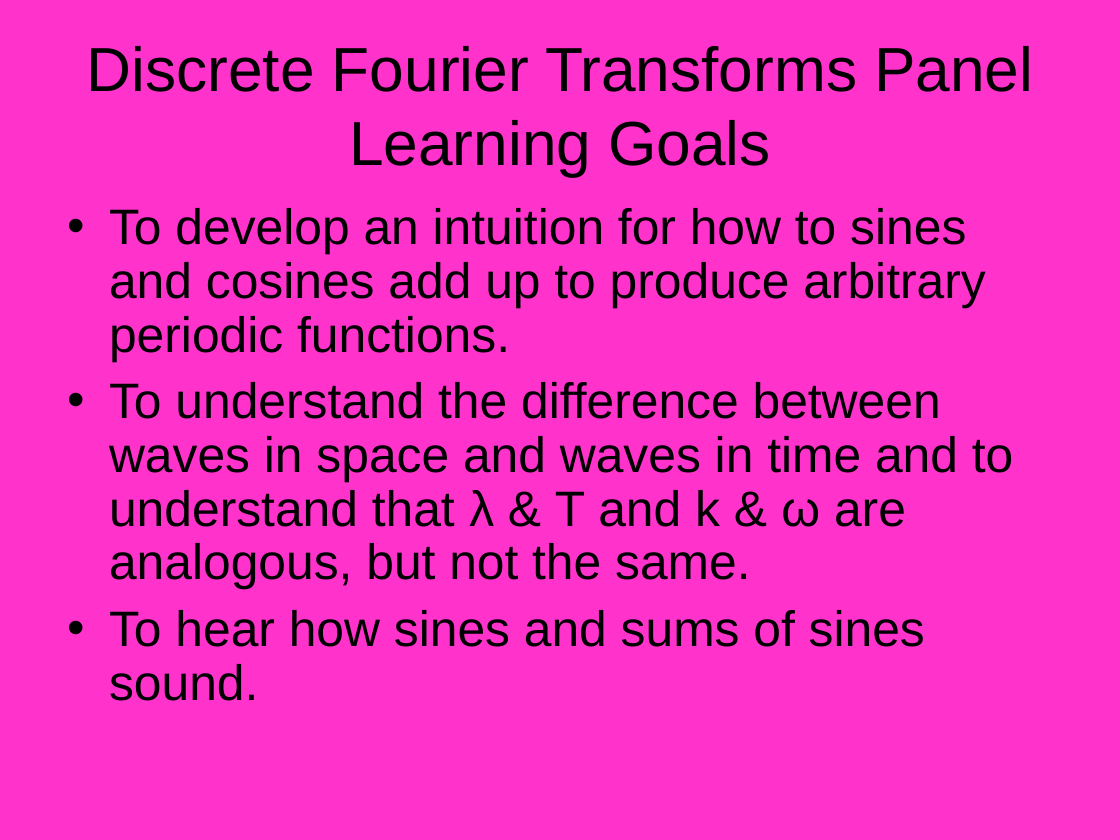
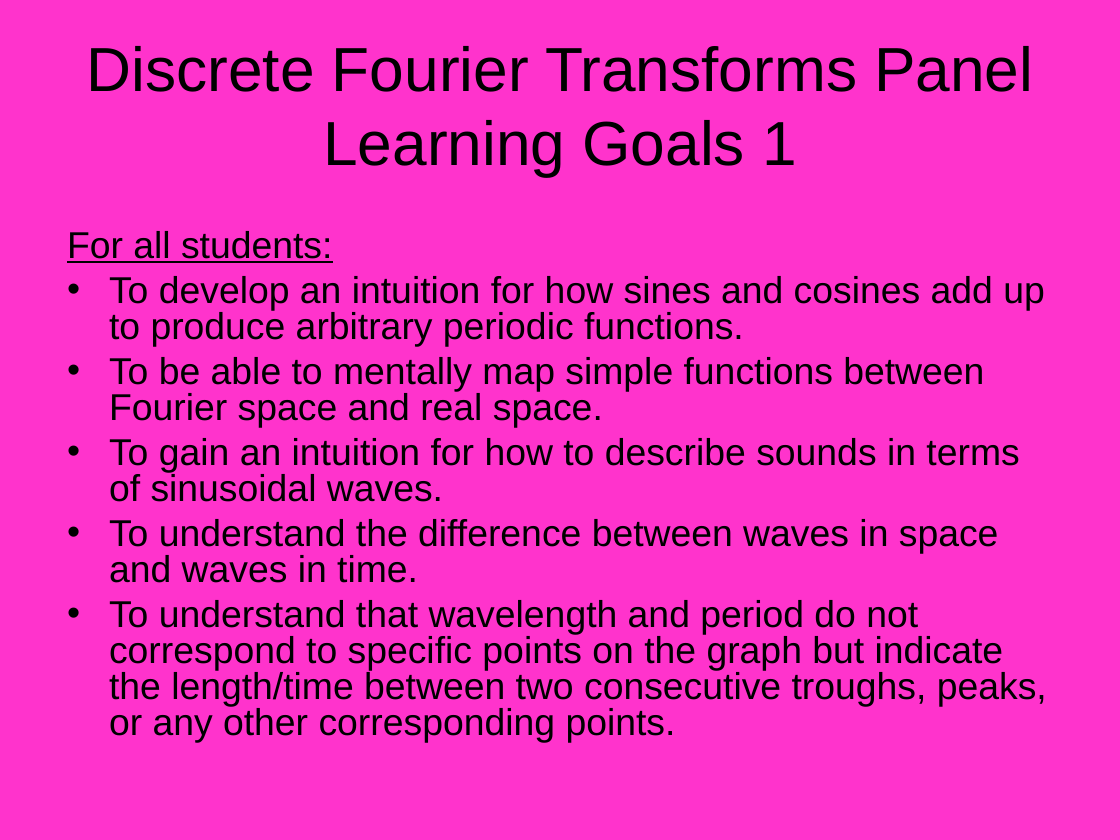
Before and after one commit to azharawaw/sim, a slide deck: slide 3 of trunk/fourier/doc/Fourier_Design_Outline.ppt. Drawn at 1120x840 pixels with LibreOffice and Linux fonts; fonts in the diff are those of the drawing. Boxes give left, top, right and bottom in pixels: in the first picture for what was removed or moved away, otherwise in the second. Text is boxed around its words. In the diff, an @@ line names an element or a change of style, - is before the commit and + after.

Commit message:
updated design from Sam McKagan, based on 5/4/2005 input from Fourier team

```diff
--- a/trunk/fourier/doc/Fourier_Design_Outline.ppt
+++ b/trunk/fourier/doc/Fourier_Design_Outline.ppt
@@ title at (87,46,1033,176): text changed @@
-Discrete Fourier Transforms Panel
-Learning Goals
+Discrete Fourier Transforms Panel
+Learning Goals 1
@@ text at (67,231,1047,742): text changed; size 32 to 24 pt @@
-• To develop an intuition for how to sines and cosines add up to produce arbitrary periodic functions.
-• To understand the difference between waves in space and waves in time and to understand that λ & T and k & ω are analogous, but not the same.
-• To hear how sines and sums of sines sound.
+For all students:
+• To develop an intuition for how sines and cosines add up to produce arbitrary periodic functions.
+• To be able to mentally map simple functions between Fourier space and real space.
+• To gain an intuition for how to describe sounds in terms of sinusoidal waves.
+• To understand the difference between waves in space and waves in time.
+• To understand that wavelength and period do not correspond to specific points on the graph but indicate the length/time between two consecutive troughs, peaks, or any other corresponding points.
```
Also in this commit, not shown: 10 other slides changed, 16 slides added, 6 slides removed.
